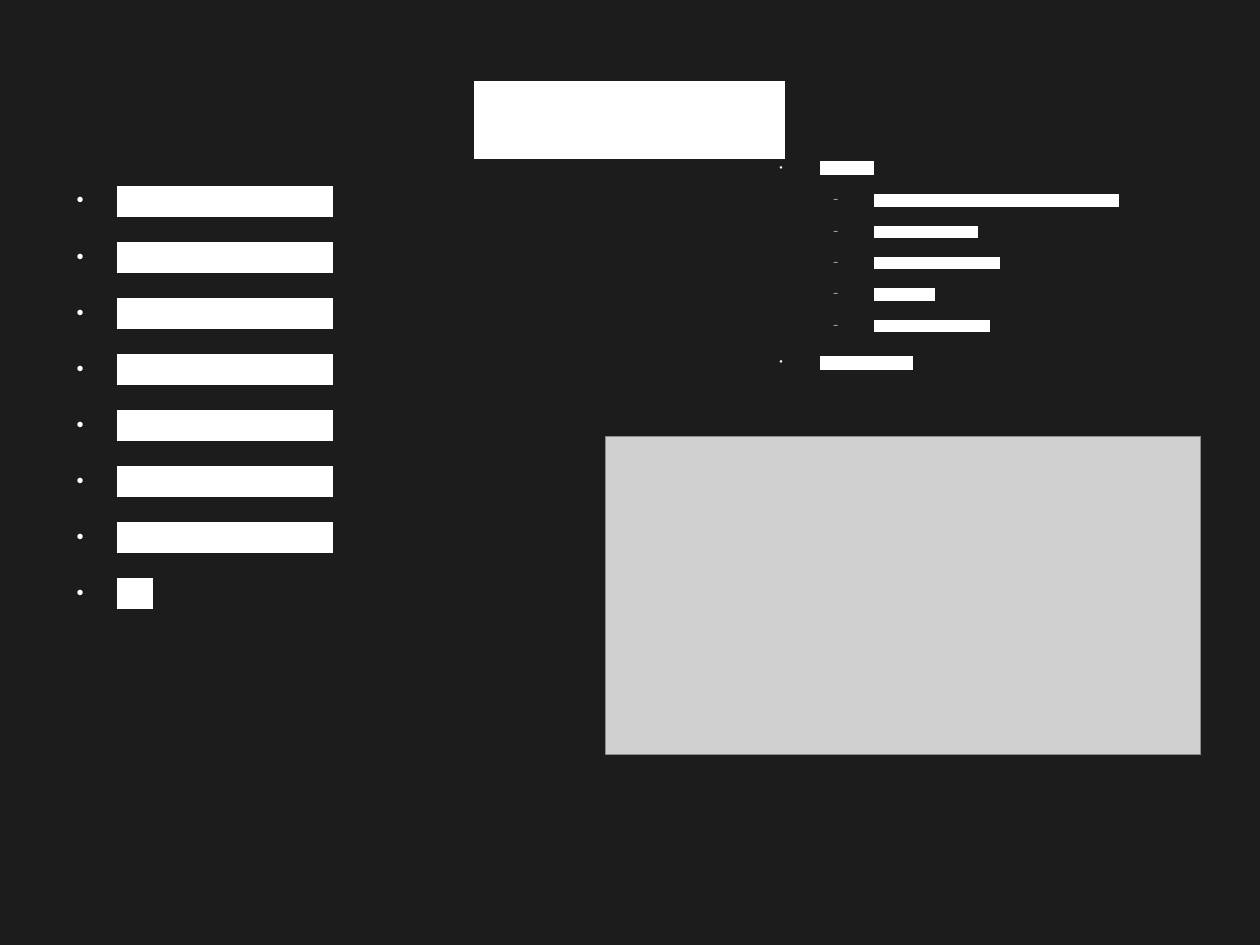
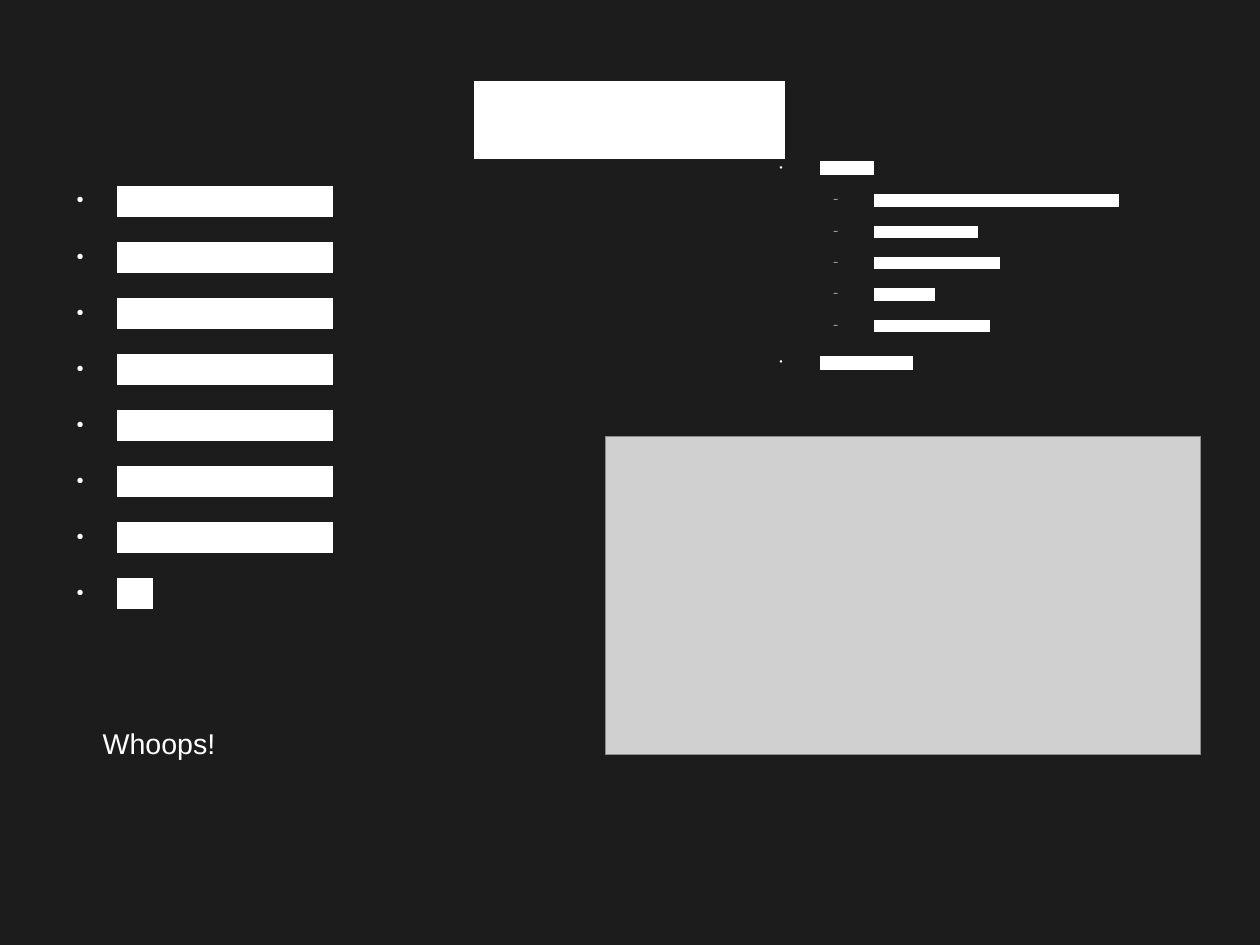
Before and after one commit to Qqwy/cc_pc, a slide deck: slide 9 of presentation.odp. Drawn at 1260x945 pixels with LibreOffice and Linux fonts; fonts in the diff are those of the drawing; grey boxes stand for pictures. Boxes give left, top, right and bottom in pixels: in the first picture for what was removed or moved away, otherwise in the second. Text is boxed around its words. In the diff, an @@ line names an element or a change of style, - is before the commit and + after.

Commit message:
changes to presentation, function ptrs.

```diff
--- a/presentation.odp
+++ b/presentation.odp
@@ text added at [103,733,216,759], 18 pt, text #FFFFFF @@
+Whoops!
```
Also in this commit, not shown: 2 other files.
